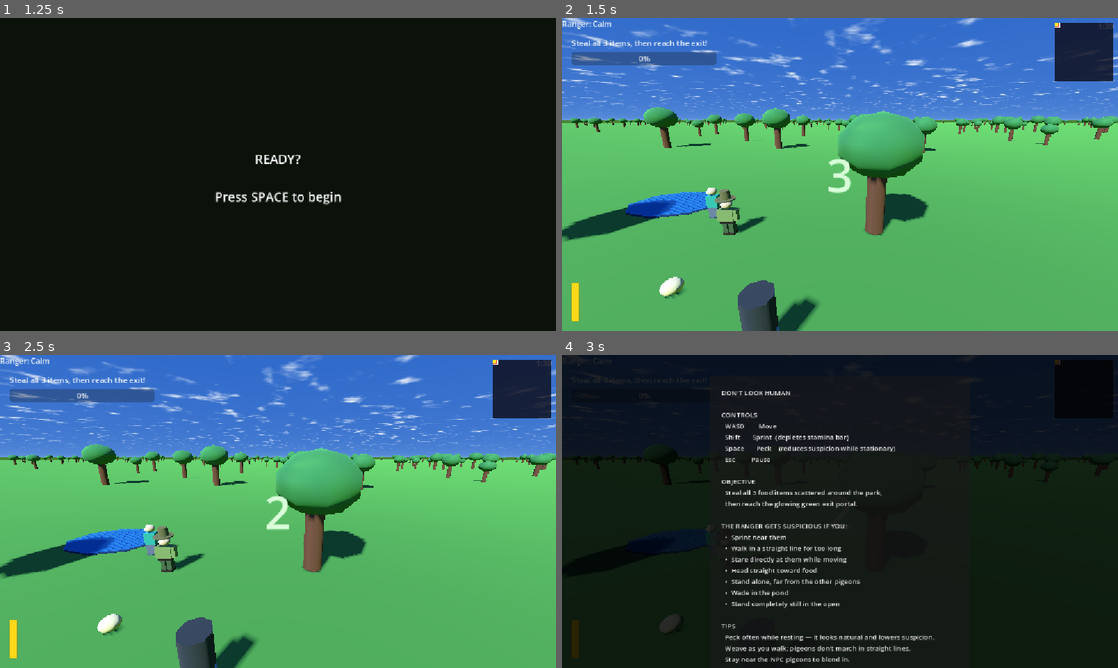
Above: before the commit, frames 1-4 (two rows, left to right).
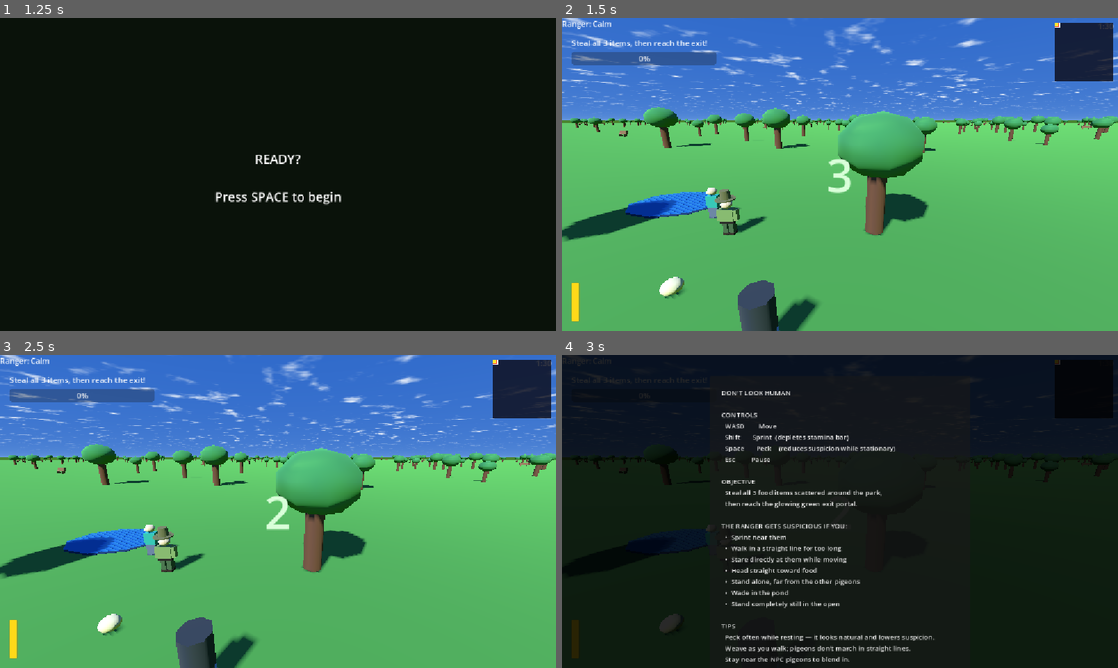
Above: after the commit, the same moments.

Repository: SkippyDoLittle/DontLookHuman
Game: Godot game, scene res://MainMenu.tscn
Two runs of this game, one before a commit and one after it. Both use one fixed random seed, a clock stepped at 60 frames per second and the inputs below.
Inputs (mouse positions are in pixels of both pictures, inside the frame that each line leads up to):
- Up to frame 1 (1.25 s): click "PLAY" at 0.5 s
- Up to frame 2 (1.5 s): tap Space at 1.25 s; move the mouse to (962, 158) at 1.27 s; hold D (move_right) from 1.28 s (still down); tap E (peck) at 1.35 s
- Up to frame 3 (2.5 s): tap Enter (ui_accept) at 1.52, 2, 2.27 s; move the mouse to (166, 527) at 2.02 s; release D (move_right) at 2.03 s; hold S (move_back) from 2.03 s (still down); tap Shift (run) at 2.1 s
- Up to frame 4 (3 s): tap R (restart) at 2.75 s; move the mouse to (895, 442) at 2.77 s; release S (move_back) at 2.78 s; hold D (move_right) from 2.78 s (still down); tap H at 2.85 s

Frame 1 is identical in both runs. In frame 2, less than 0.1% of the frame differs, in the area x 3-95%, y 33-38%; in frame 3, less than 0.1%; in frame 4, less than 0.1%.

Commit message:
Add sparse procedural bench scatter via MultiMeshInstance3D (60 benches)
bench_scatter.gd generates 60 benches outside the 20x20 park, using
3 draw calls total (seat / back / legs MultiMesh). Positions, rotation,
and slight scale variation are seeded independently from tree_scatter
(seed 99 vs 42) to avoid co-location. All bench parts reuse the wood
material from the hand-placed Bench node. Density is 1:10 vs trees.

Co-Authored-By: Claude Sonnet 4.6 <noreply@anthropic.com>

Diff:
--- a/Main.tscn
+++ b/Main.tscn
@@ -14,6 +14,7 @@
 [ext_resource type="Script" uid="uid://cxu6mnerk822l" path="res://how_to_play.gd" id="12_5vvyt"]
 [ext_resource type="Script" uid="uid://c5spuv808m6cu" path="res://pause_menu.gd" id="12_pmenu"]
 [ext_resource type="Script" path="res://tree_scatter.gd" id="tree_scatter_1"]
+[ext_resource type="Script" path="res://bench_scatter.gd" id="bench_scatter_1"]
 
 [sub_resource type="SphereMesh" id="SphereMesh_pgbody"]
 radius = 0.22
@@ -378,6 +379,9 @@
 [node name="TreeScatter" type="Node3D" parent="." unique_id=111222333]
 script = ExtResource("tree_scatter_1")
 
+[node name="BenchScatter" type="Node3D" parent="." unique_id=111222334]
+script = ExtResource("bench_scatter_1")
+
 [node name="DirectionalLight3D" type="DirectionalLight3D" parent="." unique_id=769087889]
 transform = Transform3D(0.8660254, 0.35355338, -0.35355338, 0, 0.70710677, 0.70710677, 0.5, -0.6123724, 0.6123724, 0, 0, 0)
 shadow_enabled = true
--- /dev/null
+++ b/bench_scatter.gd
@@ -0,0 +1,116 @@
+# bench_scatter.gd — Procedurally scatter background benches using MultiMeshInstance3D.
+# Attach to a Node3D child of Main.  Tune the @export vars in Inspector.
+# Benches are visual-only — no collision — since they appear outside the playable park.
+extends Node3D
+
+# Keep bench_count well below tree_count so benches feel like occasional detail.
+@export var bench_count:    int   = 60
+
+# Half-width of the square clear zone centred on the world origin (matches the 20×20 park).
+@export var park_half_size: float = 13.0
+
+# Maximum distance from origin that benches can appear.
+@export var outer_radius:   float = 220.0
+
+# Less scale variation than trees — benches are manufactured objects.
+@export var scale_min:      float = 0.85
+@export var scale_max:      float = 1.15
+
+# Different from tree_scatter's seed (42) to prevent benches clustering at tree positions.
+@export var rng_seed:       int   = 99
+
+func _ready() -> void:
+	var rng := RandomNumberGenerator.new()
+	rng.seed = rng_seed
+
+	# ── Generate positions ────────────────────────────────────────────────────
+	var instances: Array = []
+	var attempts  := 0
+	var r2        := outer_radius * outer_radius
+
+	while instances.size() < bench_count and attempts < bench_count * 40:
+		attempts += 1
+		var x := rng.randf_range(-outer_radius, outer_radius)
+		var z := rng.randf_range(-outer_radius, outer_radius)
+		if abs(x) < park_half_size and abs(z) < park_half_size:
+			continue
+		if x * x + z * z > r2:
+			continue
+		instances.append({
+			"x":  x,
+			"z":  z,
+			"s":  rng.randf_range(scale_min, scale_max),
+			"ry": rng.randf_range(0.0, TAU),
+		})
+
+	var count := instances.size()
+
+	# ── Build meshes (same dimensions as the hand-placed Bench node) ──────────
+	# All bench materials share the same wood colour, so one material covers all parts.
+	var wood_mat: Material = null
+	var ref := get_node_or_null("../Bench")
+	if ref:
+		wood_mat = ref.get_node("BenchSeat").get_surface_override_material(0)
+
+	var seat_mesh := BoxMesh.new()
+	seat_mesh.size     = Vector3(2.0, 0.1, 0.5)
+	seat_mesh.material = wood_mat
+
+	var back_mesh := BoxMesh.new()
+	back_mesh.size     = Vector3(2.0, 0.5, 0.3)
+	back_mesh.material = wood_mat
+
+	var leg_mesh := BoxMesh.new()
+	leg_mesh.size     = Vector3(0.1, 0.45, 0.45)
+	leg_mesh.material = wood_mat
+
+	# ── Create MultiMesh buffers ──────────────────────────────────────────────
+	var seat_mm := MultiMesh.new()
+	seat_mm.transform_format = MultiMesh.TRANSFORM_3D
+	seat_mm.instance_count   = count
+	seat_mm.mesh             = seat_mesh
+
+	var back_mm := MultiMesh.new()
+	back_mm.transform_format = MultiMesh.TRANSFORM_3D
+	back_mm.instance_count   = count
+	back_mm.mesh             = back_mesh
+
+	# Both legs share the same BoxMesh — pack them into one buffer (2 per bench).
+	var leg_mm := MultiMesh.new()
+	leg_mm.transform_format = MultiMesh.TRANSFORM_3D
+	leg_mm.instance_count   = count * 2
+	leg_mm.mesh             = leg_mesh
+
+	# ── Fill transforms ───────────────────────────────────────────────────────
+	# Each bench part's local offset is rotated + scaled by the bench basis so
+	# parts stay correctly positioned relative to each other at any scale/angle.
+	for i in count:
+		var d: Dictionary = instances[i]
+		var x  := float(d["x"])
+		var z  := float(d["z"])
+		var s  := float(d["s"])
+		var ry := float(d["ry"])
+
+		var b   := Basis(Vector3.UP, ry).scaled(Vector3(s, s, s))
+		var org := Vector3(x, 0.0, z)
+
+		seat_mm.set_instance_transform(i, Transform3D(b, org + b * Vector3(0.0,  0.45,  0.0 )))
+		back_mm.set_instance_transform(i, Transform3D(b, org + b * Vector3(0.0,  0.70, -0.22)))
+		leg_mm.set_instance_transform(i * 2,     Transform3D(b, org + b * Vector3(-0.8, 0.225, 0.0)))
+		leg_mm.set_instance_transform(i * 2 + 1, Transform3D(b, org + b * Vector3( 0.8, 0.225, 0.0)))
+
+	# ── Attach MultiMeshInstance3D children ───────────────────────────────────
+	var seat_mmi       := MultiMeshInstance3D.new()
+	seat_mmi.name      = "SeatInstances"
+	seat_mmi.multimesh = seat_mm
+	add_child(seat_mmi)
+
+	var back_mmi       := MultiMeshInstance3D.new()
+	back_mmi.name      = "BackInstances"
+	back_mmi.multimesh = back_mm
+	add_child(back_mmi)
+
+	var leg_mmi        := MultiMeshInstance3D.new()
+	leg_mmi.name       = "LegInstances"
+	leg_mmi.multimesh  = leg_mm
+	add_child(leg_mmi)
